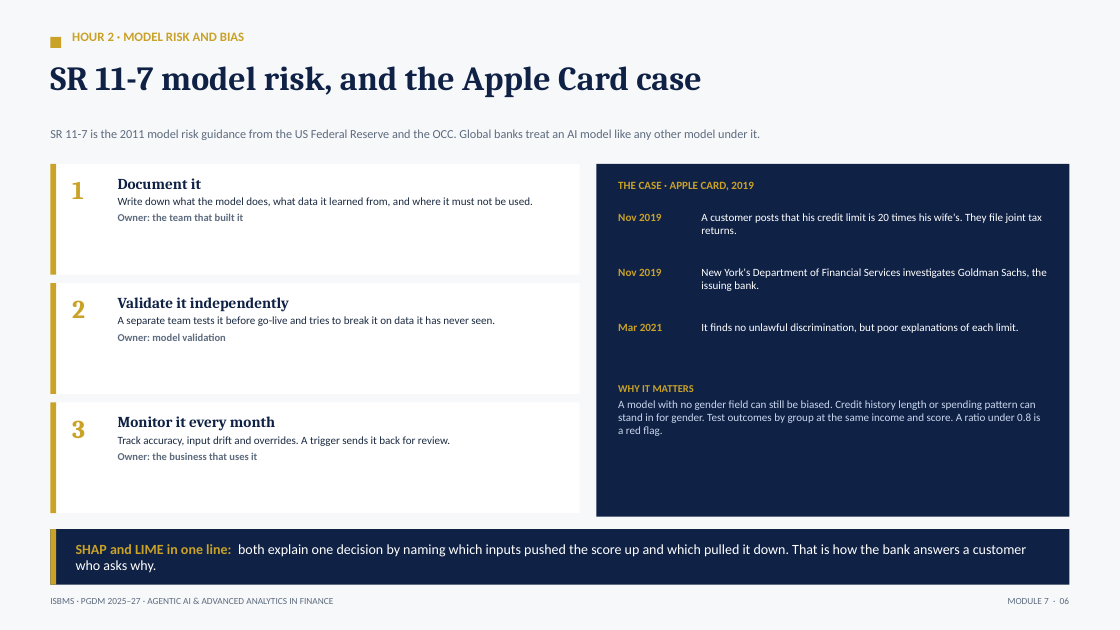
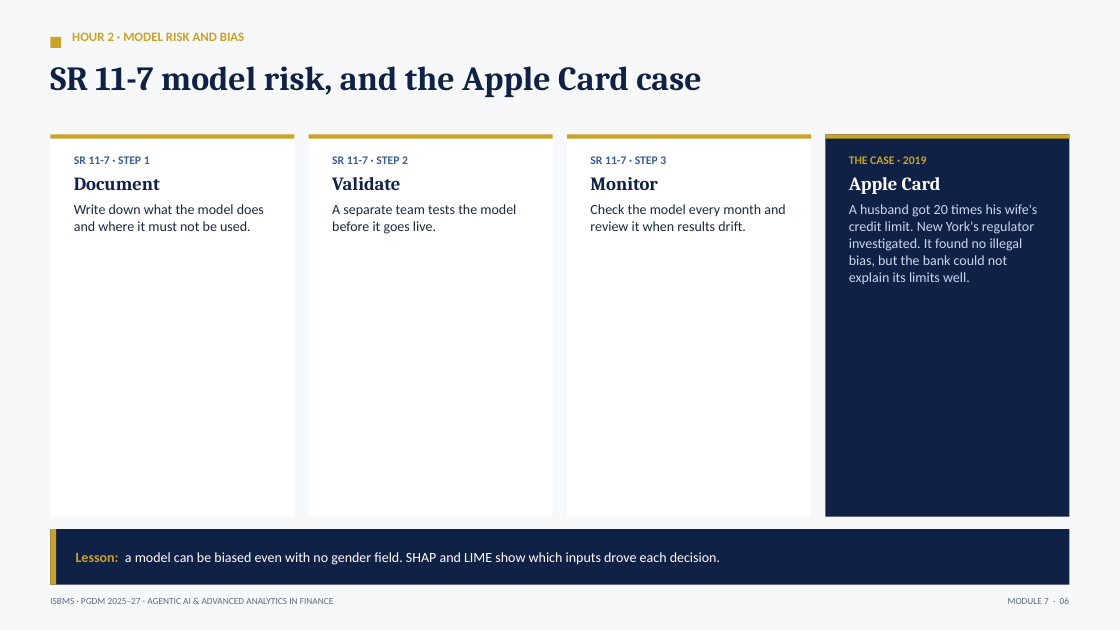
Before and after one commit to tejasgjadhav/AIFINANCE, a slide deck: slide 6 of slides/Module-07-AI-Governance-Security-Cost.pptx. Drawn at 1120x630 pixels with LibreOffice and Linux fonts; fonts in the diff are those of the drawing. Boxes give left, top, right and bottom in pixels: in the first picture for what was removed or moved away, otherwise in the second. Text is boxed around its words. In the diff, an @@ line names an element or a change of style, - is before the commit and + after.

```diff
--- a/slides/Module-07-AI-Governance-Security-Cost.pptx
+++ b/slides/Module-07-AI-Governance-Security-Cost.pptx
@@ text removed at (50, 129, 760, 140) @@
-SR 11-7 is the 2011 model risk guidance from the US Federal Reserve and the OCC. Global banks treat an AI model like any other model under it.
@@ rectangle added at (50, 134, 294, 517), fill #FFFFFF @@
@@ rectangle added at (50, 134, 294, 139), fill #C9A227 @@
@@ rectangle added at (308, 134, 552, 517), fill #FFFFFF @@
@@ rectangle added at (308, 134, 552, 139), fill #C9A227 @@
@@ rectangle added at (567, 134, 811, 517), fill #FFFFFF @@
@@ rectangle added at (567, 134, 811, 139), fill #C9A227 @@
@@ rectangle: place and size @@
-rectangle at (597, 164, 1070, 517)
+rectangle at (825, 134, 1069, 517)
@@ rectangle added at (825, 134, 1069, 139), fill #C9A227 @@
@@ rectangle removed at (50, 164, 580, 275) @@
@@ rectangle removed at (50, 164, 56, 275) @@
@@ text at (74, 156, 264, 231): text changed; size 9.5 to 12 pt @@
-Document it
-Write down what the model does, what data it learned from, and where it must not be used.
-Owner: the team that built it
+SR 11-7 · STEP 1
+Document
+Write down what the model does and where it must not be used.
@@ text added at (332, 156, 516, 234), 12 pt, text #1B2A41 @@
+SR 11-7 · STEP 2
+Validate
+A separate team tests the model before it goes live.
@@ text added at (590, 156, 785, 231), 12 pt, text #1B2A41 @@
+SR 11-7 · STEP 3
+Monitor
+Check the model every month and review it when results drift.
@@ text added at (849, 156, 1038, 284), 12 pt, text #C9D6EE @@
+THE CASE · 2019
+Apple Card
+A husband got 20 times his wife's credit limit. New York's regulator investigated. It found no illegal bias, but the bank could not explain its limits well.
@@ text removed at (72, 182, 84, 199) @@
-1
@@ text removed at (618, 182, 753, 190) @@
-THE CASE · APPLE CARD, 2019
@@ text removed at (618, 214, 661, 221) @@
-Nov 2019
@@ text removed at (701, 213, 1042, 234) @@
-A customer posts that his credit limit is 20 times his wife's. They file joint tax returns.
@@ text removed at (618, 269, 661, 276) @@
-Nov 2019
@@ text removed at (701, 268, 1047, 291) @@
-New York's Department of Financial Services investigates Goldman Sachs, the issuing bank.
@@ rectangle removed at (50, 283, 580, 394) @@
@@ rectangle removed at (50, 283, 56, 394) @@
@@ text removed at (118, 297, 495, 341) @@
-Validate it independently
-A separate team tests it before go-live and tries to break it on data it has never seen.
-Owner: model validation
@@ text removed at (72, 300, 85, 318) @@
-2
@@ text removed at (618, 324, 662, 331) @@
-Mar 2021
@@ text removed at (701, 323, 1019, 333) @@
-It finds no unlawful discrimination, but poor explanations of each limit.
@@ text removed at (618, 385, 1041, 436) @@
-WHY IT MATTERS
-A model with no gender field can still be biased. Credit history length or spending pattern can stand in for gender. Test outcomes by group at the same income and score. A ratio under 0.8 is a red flag.
@@ rectangle removed at (50, 402, 580, 513) @@
@@ rectangle removed at (50, 402, 56, 513) @@
@@ text removed at (118, 416, 450, 460) @@
-Monitor it every month
-Track accuracy, input drift and overrides. A trigger sends it back for review.
-Owner: the business that uses it
@@ text removed at (72, 420, 85, 438) @@
-3
@@ text at (76, 552, 720, 565): text changed @@
-SHAP and LIME in one line: both explain one decision by naming which inputs pushed the score up and which pulled it down. That is how the bank answers a customer who asks why.
+Lesson: a model can be biased even with no gender field. SHAP and LIME show which inputs drove each decision.
```
Also in this commit, not shown: 7 other slides changed, 2 other files.
